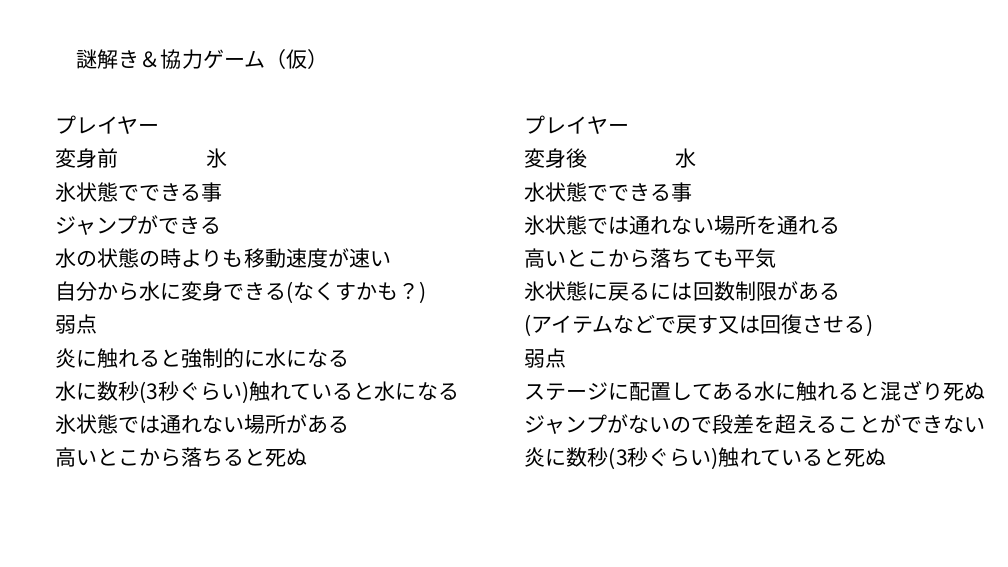
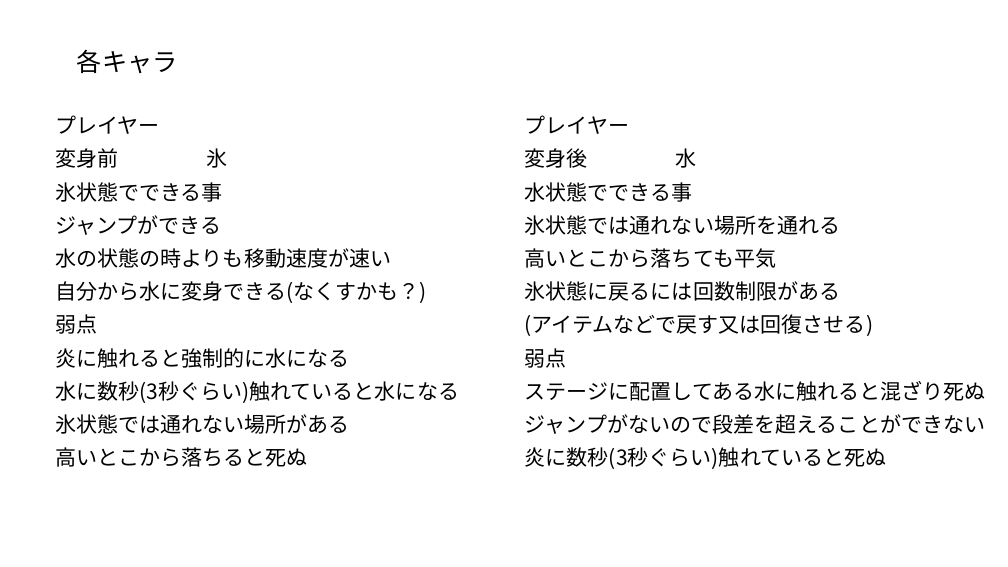
Before and after one commit to yuzasan/-, a slide deck: slide 2 of □□□ゲーム(仮).pptx (slide 1 before the commit). Drawn at 1008x567 pixels with LibreOffice and Linux fonts; fonts in the diff are those of the drawing. Boxes give left, top, right and bottom in pixels: in the first picture for what was removed or moved away, otherwise in the second. Text is boxed around its words. In the diff, an @@ line names an element or a change of style, - is before the commit and + after.

```diff
--- a/□□□ゲーム(仮).pptx
+++ b/□□□ゲーム(仮).pptx
@@ title removed at [77, 49, 329, 69] @@
-謎解き＆協力ゲーム（仮）
@@ title added at [77, 49, 178, 73], 24 pt, text #000000 @@
+各キャラ
```
Also in this commit, not shown: 2 slides added, 1 other file.
